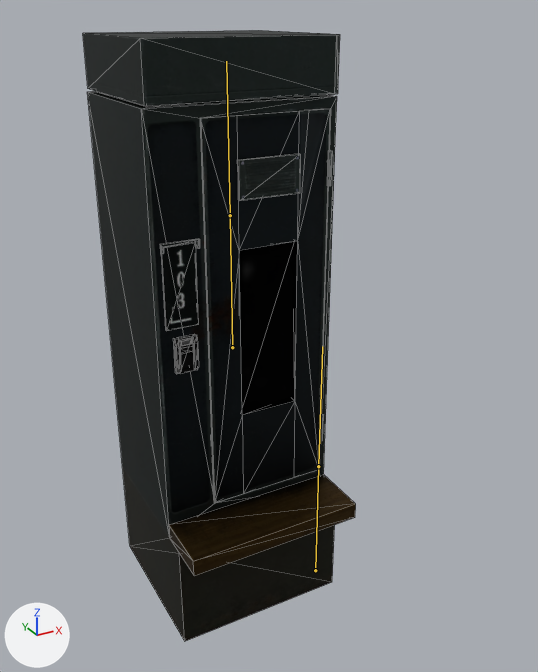
Renders of the FBX model Framework/Client/Bin/Resources/Models/Map/Prop/Gimmick/sm44/sm44_005_electroniclocker01a_Anim.fbx from each side of a commit.
One viewpoint serves both versions: a 50 mm camera at (-1.46, -2.22, 2.31) aimed at (-0.21, 0.05, 1.18). The lights are fixed; the arrows at lower left show +X, +Y and +Z. The bones that bend it are drawn over the model as lines. Mesh edges are drawn as thin lines on the coarser meshes.

Objects in the first picture: 'LOD_1_Group_0_Sub_1__sm44_005_ElectronicLocker01A_A_Mat', 'LOD_1_Group_101_Sub_1__sm44_005_ElectronicLocker01A_B_Mat', 'LOD_1_Group_1_Sub_2__sm21_001_FireHydrant01A_A_Mat__Env_Alpha', 'LOD_1_Group_208_Sub_1__sm44_005_ElectronicLocker01A_B_Mat'.
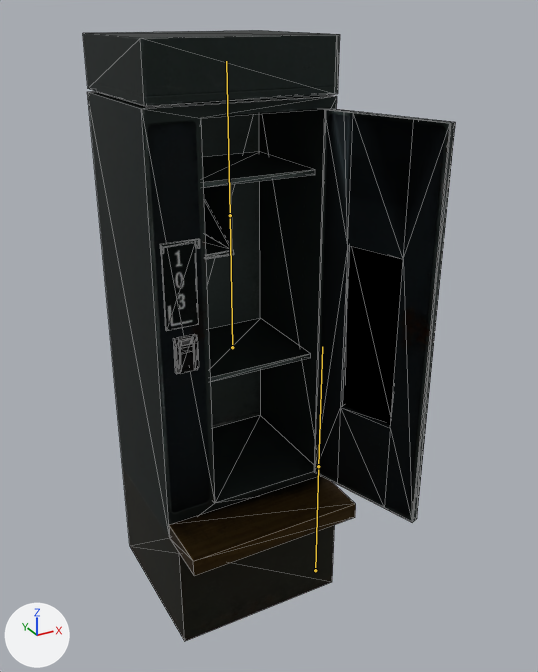
The newer file adds an action. The first version stands in its rest pose; the second is drawn at frame 1 of the action 'root|Opened'.

What differs and where, as boxes [x1, y1, x2, y2] in the pictures (538 x 672 px):
'LOD_1_Group_1_Sub_2__sm21_001_FireHydrant01A_A_Mat__Env_Alpha', posed (9% wider)
    before: [201, 109, 330, 503]
    after: [314, 109, 455, 522]

The edits, one by one:
Bone '_01' (bone_01) turns from (0, 0, 0) to (0, 108, 0) degrees about its own x, y and z.
